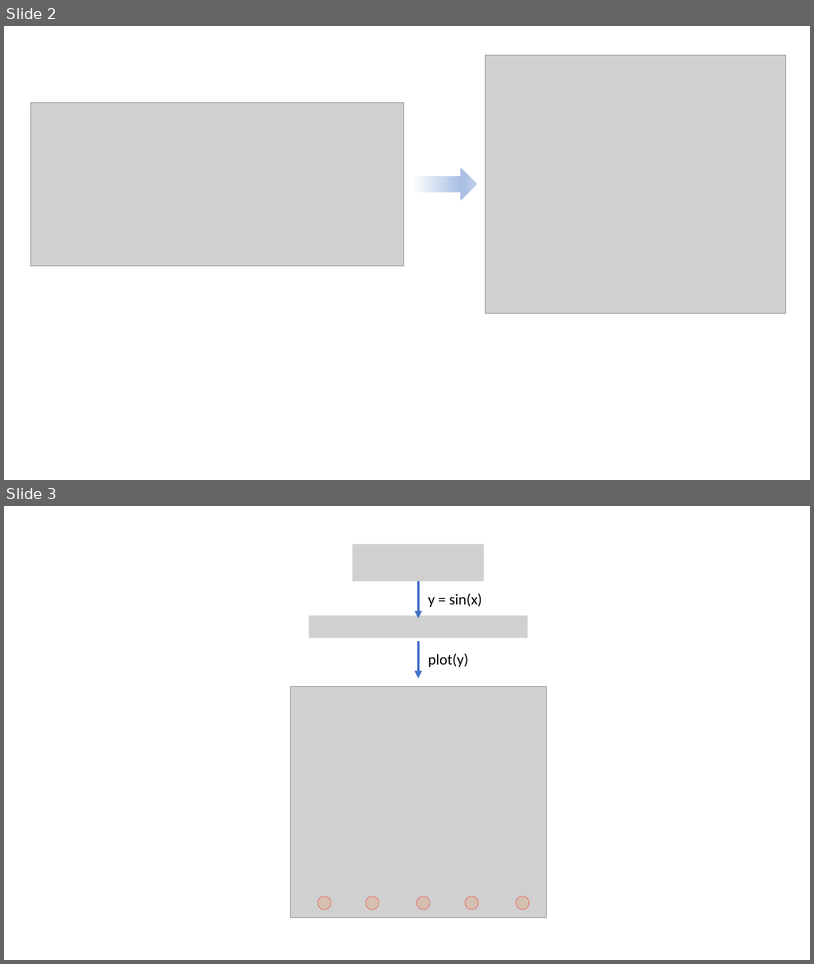
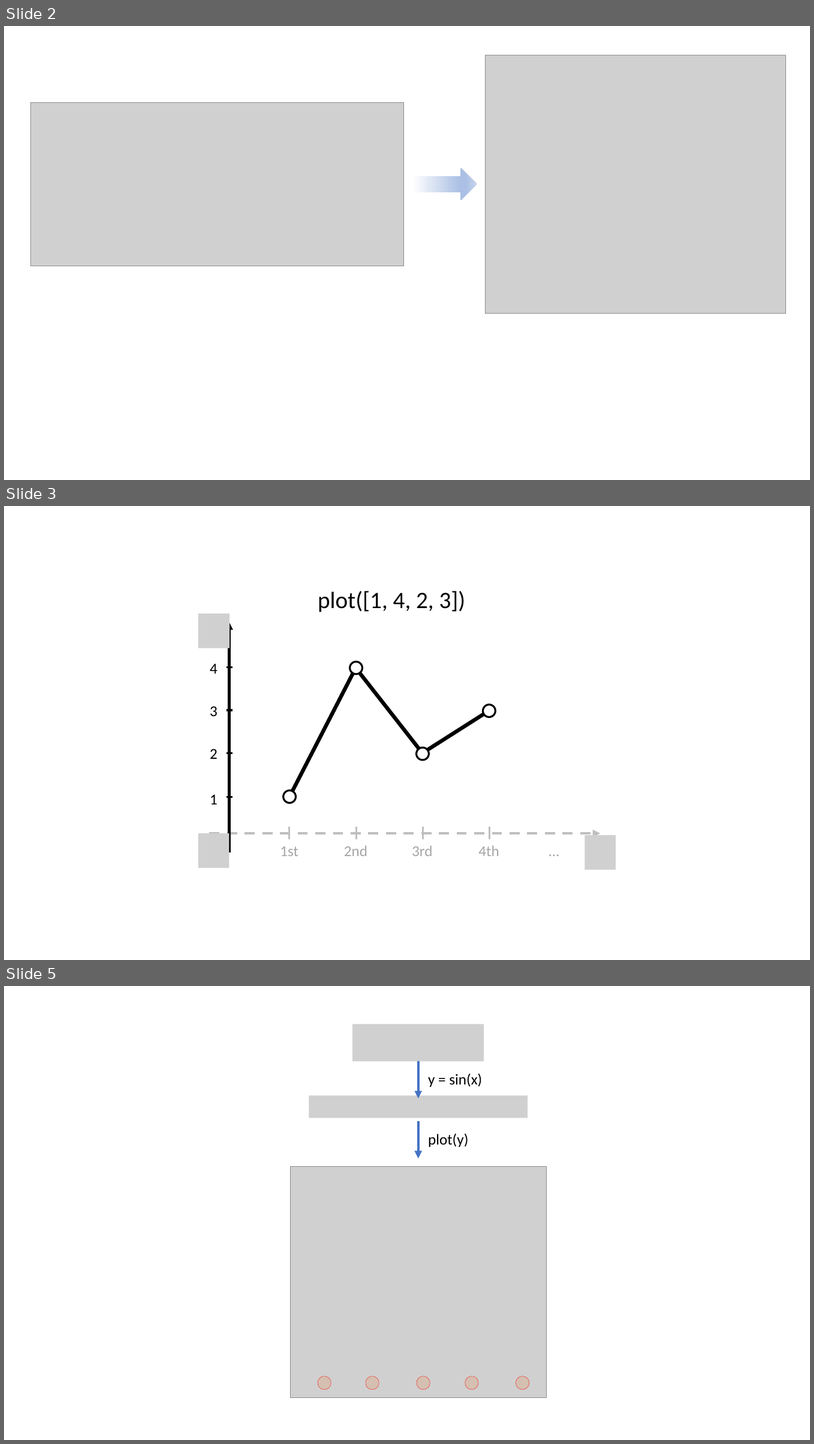
Before and after one commit to answeredbyablemind/answeredbyablemind.github.io, a slide deck: Wikidocs/pics/pics_2d_graphs.pptx. Shown one above the other, each under a label of ours: slides 2 and 3 before the commit, slides 2, 3 and 5 after it; the slides between them are not shown. The pictures are 814x964 and 814x1444 pixels, drawn with LibreOffice and Linux fonts; fonts in the diff are those of the drawing; grey boxes stand for pictures. Boxes give left, top, right and bottom in pixels: in the first picture for what was removed or moved away, otherwise in the second. Text is boxed around its words. In the diff, an @@ line names an element or a change of style, - is before the commit and + after.

```diff
--- a/Wikidocs/pics/pics_2d_graphs.pptx
+++ b/Wikidocs/pics/pics_2d_graphs.pptx
@@ slide 3 added at <box>4,506,810,960</box>, background #FFFFFF @@
@@ text added at <box>318,591,466,612</box>, 28 pt, text #000000 @@
+plot([1, 4, 2, 3])
@@ picture added at <box>198,613,230,648</box> @@
@@ arrow added from (230, 852) to (230, 622), #000000 3 pt @@
@@ text added at <box>210,663,218,673</box>, 18 pt, text #000000 @@
+4
@@ group added at <box>227,667,233,796</box>: 4 lines @@
@@ line added from (290, 796) to (356, 667), #000000 4.5 pt @@
@@ ellipse added at <box>350,661,363,674</box>, fill #FFFFFF, outline #000000 2.25 pt @@
@@ line added from (423, 753) to (356, 667), #000000 4.5 pt @@
@@ text added at <box>210,706,218,716</box>, 18 pt, text #000000 @@
+3
@@ line added from (489, 711) to (423, 753), #000000 4.5 pt @@
@@ ellipse added at <box>483,705,496,717</box>, fill #FFFFFF, outline #000000 2.25 pt @@
@@ text added at <box>210,748,218,759</box>, 18 pt, text #000000 @@
+2
@@ ellipse added at <box>417,747,429,760</box>, fill #FFFFFF, outline #000000 2.25 pt @@
@@ ellipse added at <box>284,790,296,803</box>, fill #FFFFFF, outline #000000 2.25 pt @@
@@ text added at <box>210,794,218,804</box>, 18 pt, text #000000 @@
+1
@@ line added from (289, 826) to (289, 840), #BFBFBF 2.25 pt @@
@@ line added from (356, 826) to (356, 840), #BFBFBF 2.25 pt @@
@@ line added from (423, 826) to (423, 840), #BFBFBF 2.25 pt @@
@@ line added from (490, 826) to (490, 840), #BFBFBF 2.25 pt @@
@@ picture added at <box>198,833,229,868</box> @@
@@ arrow added from (210, 833) to (600, 833), #BFBFBF 3 pt dashed @@
@@ text added at <box>280,846,299,856</box>, 18 pt, text #A6A6A6 @@
+1st
@@ text added at <box>344,845,368,856</box>, 18 pt, text #A6A6A6 @@
+2nd
@@ text added at <box>412,845,432,856</box>, 18 pt, text #A6A6A6 @@
+3rd
@@ text added at <box>479,845,499,856</box>, 18 pt, text #A6A6A6 @@
+4th
@@ text added at <box>542,838,566,862</box>, 18 pt, text #A6A6A6 @@
+...
@@ picture added at <box>585,835,616,870</box> @@
@@ what was slide 3 is now slide 5 @@
```
Also in this commit, not shown: 1 other slide added, 2 other files.
